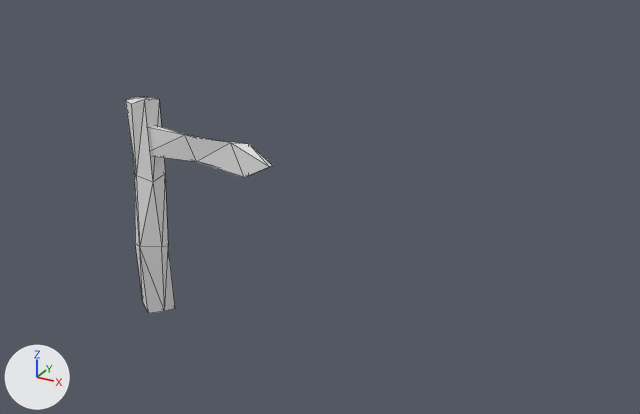
The Blender file Assets/Models/Blend/03/Level_03_Models.blend: old version first, new version second.
Rendered twice from a 50 mm camera at (3.65, -4.26, 3.16) aimed at (1.46, -0.28, 1.17). Every picture has the same lights, and +X, +Y and +Z are marked at lower left. The older version comes first. Mesh edges are drawn as thin lines. The same objects are shown in both versions, whatever each file hides.

The older version as bpy lines, for what is in view:
```python
me_cylinder_007 = bpy.data.meshes.new('Cylinder.007')
me_cylinder_007.from_pydata(...)  # 38 vertices, 68 faces; spans x -0.13..0.98, y -0.12..0.1, z -0.03..1.53
ob_sign = bpy.data.objects.new('Sign', me_cylinder_007)
ob_sign.location = (0.0, 0.0, 0.0)
```
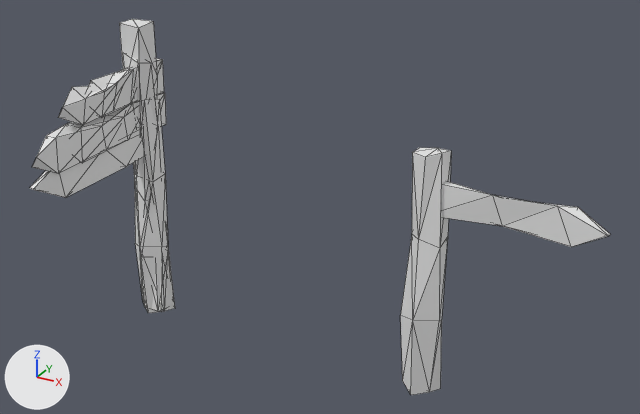
Commit message: Created SIgn Posts Models

Pixel boxes [x1, y1, x2, y2] of what changed, in the pictures (640 x 414 px):
'Sign', moved: before [125, 97, 272, 313]; after [401, 148, 611, 395]
'Sign_Post_2', added: after [134, 99, 175, 313]
'Sign_Dir_4', added: after [30, 129, 144, 198]
'Sign_Dir_1', added: after [32, 93, 166, 174]
'Sign_Post_1', added: after [119, 19, 174, 312]
'Sign_Dir_0', added: after [58, 59, 164, 125]
'Sign_Post_0', added: after [127, 56, 160, 311]
'Sign_Dir_3', added: after [87, 58, 162, 117]
'Sign_Dir_2', added: after [76, 92, 163, 163]

Edits to the bpy script that builds the scene:
```text
Add me_sign_dir_4:
    me_sign_dir_4.from_pydata(...)  # 14 vertices, 24 faces; spans x -0.052..0.049, y -0.981..0.016, z 1.118..1.349
Add me_sign_post_2:
    me_sign_post_2.from_pydata(...)  # 24 vertices, 44 faces; spans x -0.13..0.12, y -0.12..0.1, z -0.03..1.53
Add me_sign_post_1:
    me_sign_post_1.from_pydata(...)  # 20 vertices, 36 faces; spans x -0.11..0.1, y -0.12..0.11, z 0.0..2.01
Add me_sign_dir_3:
    me_sign_dir_3.from_pydata(...)  # 20 vertices, 36 faces; spans x -0.048..0.047, y -0.547..0.215, z 1.508..1.742
Add me_sign_dir_2:
    me_sign_dir_2.from_pydata(...)  # 20 vertices, 36 faces; spans x -0.048..0.04, y -0.751..0.215, z 1.284..1.524
Add me_sign_dir_1:
    me_sign_dir_1.from_pydata(...)  # 20 vertices, 36 faces; spans x -0.048..0.04, y -0.951..0.215, z 1.284..1.524
Add me_sign_dir_0:
    me_sign_dir_0.from_pydata(...)  # 20 vertices, 36 faces; spans x -0.048..0.047, y -0.71..0.215, z 1.508..1.742
Add me_sign_post_0:
    me_sign_post_0.from_pydata(...)  # 27 vertices, 50 faces; spans x -0.12..0.1, y -0.12..0.1, z 0.0..1.81
Change ob_sign:
    ob_sign.location: (0.0, 0.0, 0.0) -> (2.0, 0.0, 0.0)
Add ob_sign_dir_4:
    ob_sign_dir_4 = bpy.data.objects.new('Sign_Dir_4', me_sign_dir_4)
    ob_sign_dir_4.location = (0.0, 0.0, 0.0)
Add ob_sign_post_2:
    ob_sign_post_2 = bpy.data.objects.new('Sign_Post_2', me_sign_post_2)
    ob_sign_post_2.location = (0.0, 0.0, 0.0)
Add ob_sign_post_1:
    ob_sign_post_1 = bpy.data.objects.new('Sign_Post_1', me_sign_post_1)
    ob_sign_post_1.location = (0.0, 0.0, 0.0)
Add ob_sign_dir_3:
    ob_sign_dir_3 = bpy.data.objects.new('Sign_Dir_3', me_sign_dir_3)
    ob_sign_dir_3.location = (0.0, 0.0, 0.0)
Add ob_sign_dir_2:
    ob_sign_dir_2 = bpy.data.objects.new('Sign_Dir_2', me_sign_dir_2)
    ob_sign_dir_2.location = (0.0, 0.0, 0.0)
Add ob_sign_dir_1:
    ob_sign_dir_1 = bpy.data.objects.new('Sign_Dir_1', me_sign_dir_1)
    ob_sign_dir_1.location = (0.0, 0.0, 0.0)
Add ob_sign_dir_0:
    ob_sign_dir_0 = bpy.data.objects.new('Sign_Dir_0', me_sign_dir_0)
    ob_sign_dir_0.location = (0.0, 0.0, 0.0)
Add ob_sign_post_0:
    ob_sign_post_0 = bpy.data.objects.new('Sign_Post_0', me_sign_post_0)
    ob_sign_post_0.location = (0.0, 0.0, 0.0)
```
